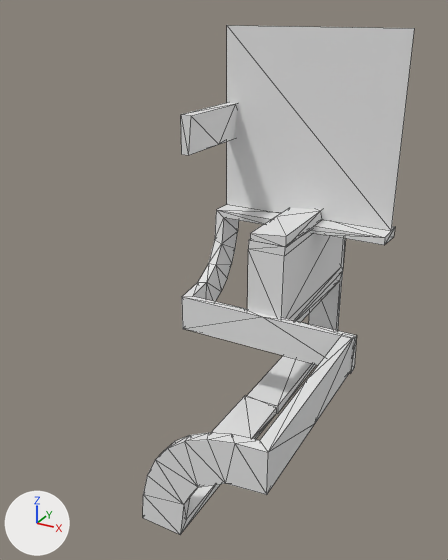
A saved change to the OBJ model data/bmc/SET_4W2C/t_209.obj.
Rendered twice from a 50 mm camera at (0.866, -1.342, 0.545) aimed at (0.126, 0.005, -0.129). Lighting does not change. The marker at lower left points along +X, +Y and +Z. Mesh edges are drawn as thin lines. Where no turn or scale is listed for an object, it has been applied to the vertices.

In view in the first picture: 't_209'.
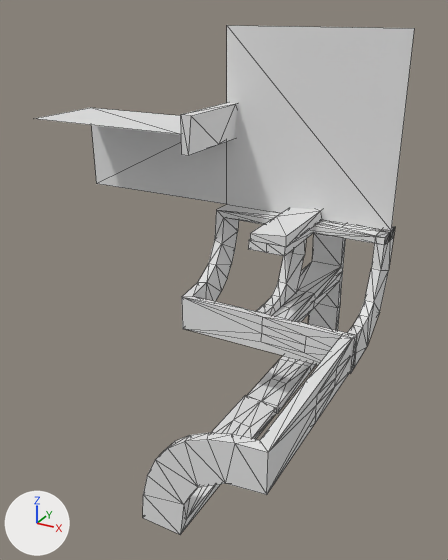
Changed parts and their boxes [x1, y1, x2, y2] in the pictures (448 x 560 px):
't_209', reshaped (40% wider)
    before: [143, 25, 415, 535]
    after: [35, 25, 415, 535]
part 1 of me_t_209, built on
    before: [182, 204, 395, 520]
    after: [35, 108, 395, 520]

Patch to the scene script:
```diff
--- a/data/bmc/SET_4W2C/t_209.obj.py
+++ b/data/bmc/SET_4W2C/t_209.obj.py
@@ me_t_209 @@
 # used by ob_t_209; location = (0.0, 0.0, 0.0)
-me_t_209.from_pydata(...)  # 164 vertices, 316 faces; spans x 0.0..0.5, y -0.5..0.5, z -0.501..0.5
+me_t_209.from_pydata(...)  # 343 vertices, 669 faces; spans x -0.5..0.5, y -0.5..0.5, z -0.501..0.5
+# me_t_209 part 1
+# 103 faces are deleted
+# 1 vertex moves within x 0.5, y 0.007, z -0.2
+# 84 vertices are added at x -0.5..0.5, y -0.25..0.475, z -0.501..0.25
+# 8 new vertices lie (0.05, 0.0, 0.0) away from vertices in x 0.196..0.2, y 0.0, z -0.501..0.0
+# 8 new vertices lie (0.0, 0.237, 0.0) away from vertices in x 0.2..0.3, y 0.0, z -0.475..-0.025
+# 8 new vertices lie (-0.025, 0.0, 0.0) away from vertices in x 0.25..0.5, y 0.007..0.286, z -0.475..0.0
+# 8 new vertices lie (-0.025, 0.119, 0.0) away from vertices in x 0.25..0.3, y 0.0, z -0.475..-0.025
+# 9 new vertices lie (0.025, 0.0, 0.0) away from vertices in x 0.196..0.225, y -0.25..0.237, z -0.501..-0.025
+# 8 new vertices lie (0.025, 0.125, 0.0) away from vertices in x 0.196..0.25, y -0.25..0.0, z -0.501..0.0
+# 9 new vertices lie (0.025, 0.0, 0.0) away from vertices in x 0.221..0.246, y -0.25..0.237, z -0.501..0.0
+# 9 new vertices lie (0.0, 0.125, 0.0) away from vertices in x 0.225..0.275, y 0.125, z -0.5..0.0
+# 6 new vertices lie (0.0, 0.25, 0.0) away from vertices in x 0.2..0.3, y 0.0, z -0.5..0.0
+# 5 new vertices lie (0.0, 0.025, 0.0) away from vertices in x 0.2..0.3, y 0.236..0.475, z -0.375..0.0
+# 6 new vertices lie (0.118, 0.0, 0.0) away from vertices in x 0.263, y 0.009..0.26, z -0.274..-0.023
+# 6 new vertices lie (0.0, 0.119, 0.0) away from vertices in x 0.222..0.473, y -0.238, z -0.478..-0.227
+# 5 new vertices lie (0.0, 0.0, 0.025) away from vertices in x 0.246..0.496, y -0.25..0.0, z -0.501..-0.275
+# 456 new faces join them
```
